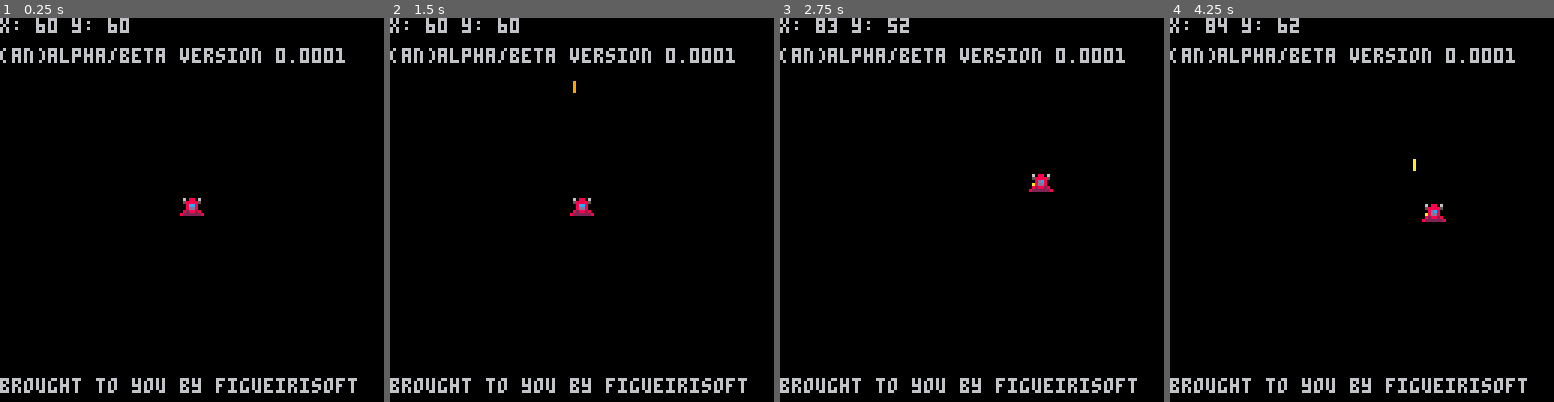
Above: before the commit, frames 1-4 (left to right).
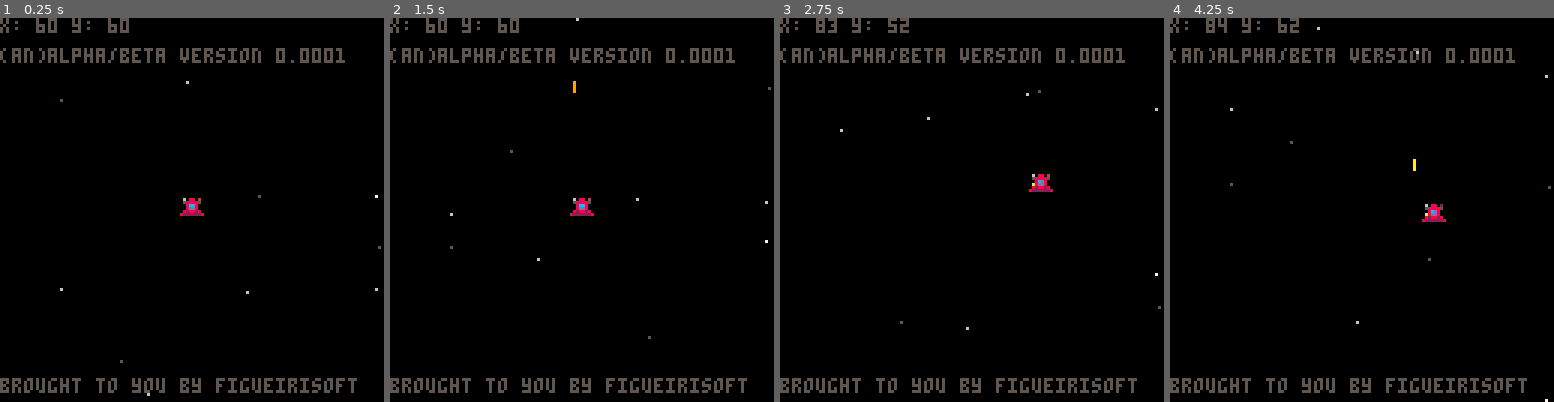
Above: after the commit, the same moments.

Repository: ltpitt/lua-pico-8-invaders
Game: PICO-8 cartridge pico-8-invaders.p8
The game is run twice, just before and just after one commit, with the same random seed, the same clock (stepped at 60 frames per second) and the same inputs.
Inputs:
- Up to frame 1 (0.25 s): no input
- Up to frame 2 (1.5 s): tap X (X key) at 0.33, 1.07 s
- Up to frame 3 (2.75 s): hold Right 1.6-2.1 s; tap X (X key) at 1.85 s; hold Up 2.15-2.42 s; hold Right from 2.47 s (still down)
- Up to frame 4 (4.25 s): tap X (X key) at 2.97, 4.08 s; release Right at 3.03 s; hold Left 3.08-3.58 s; hold Down 3.63-3.97 s; hold Right from 4.02 s (still down)

The runs differ from the first frame. In frame 1, 3.6% of the frame differs, in the area x 0-100%, y 0-99%; in frame 2, 3.6%; in frame 3, 3.6%, in the area x 0-100%, y 0-98%; in frame 4, 3.6%.

Commit message:
feat: Added starfield and jammed cannon

Diff:
--- a/pico-8-invaders.p8
+++ b/pico-8-invaders.p8
@@ -1,11 +1,49 @@
 pico-8 cartridge // http://www.pico-8.com
 version 8
 __lua__
+
+stars = {}
+num_stars = 10
 t=0
 
 function _init()
- ship = {sprite=1,x=60,y=60}
+ ship = {}
+ ship.sprite=1
+ ship.x=60
+ ship.y=60
+ ship.upgrade=0
  bullets = {}
+ upgrade = {}
+ upgrade.frame = 10
+ init_stars()
+end
+
+function init_stars()
+ for i=1,num_stars do
+  add(stars, {rnd(128), rnd(128), 1+rnd(3)})
+ end
+end
+
+
+function update_stars()
+ for i=1,num_stars do
+  y = stars[i][2]
+  y += stars[i][3]
+  if y > 128 then
+   y = y - 128
+  end
+  stars[i][2] = y
+ end
+end
+
+function draw_stars()
+ for i=1,num_stars do
+  star = stars[i]
+  x = star[1]
+  y = star[2]
+  col = 4+star[3]
+  pset(x,y,col)
+ end
 end
 
 function fire()
@@ -19,16 +57,21 @@
   dy=-3
  }
  add(bullets,b)
-end
-
-function bullet_update()
+ if (t%8<4) then
+  upgrade.frame = 10
+ else
+  upgrade.frame = 11
+ end
+end
+
+function update_bullet()
  for b in all(bullets) do
   b.x+=b.dx
   b.y+=b.dy
  end
 end
 
-function bullet_animation()
+function draw_bullets()
  for b in all(bullets) do
   if (t%8<4) then
    b.sprite=b.first_frame
@@ -39,7 +82,8 @@
  end
 end
 
-function ship_animation(animation)
+function animate_ship(animation)
+
  if animation=="down" then
   first_frame=2
   second_frame=3
@@ -65,28 +109,29 @@
 
 function _update()
  t=t+1
- bullet_update()
+ update_bullet()
+ update_stars()
  if ship.x > 0 and btn(0) then
   ship.x-=1
-  ship_animation("left")
+  animate_ship("left")
  end
  if ship.x < 120 and btn(1) then
   ship.x+=1
-  ship_animation("right")
+  animate_ship("right")
  end
  if ship.y > 0 and btn(2) then
   ship.y-=1
-  ship_animation("down")
+  animate_ship("down")
  end
  if ship.y < 120 and btn(3) then
   ship.y+=1
-  ship_animation("up")
+  animate_ship("up")
  end
  if not btn(0) and
     not btn(1) and
     not btn(2) and
     not btn(3) then
-    ship_animation("stop")
+    animate_ship("stop")
  end
  if btnp(5) then
   fire()
@@ -98,14 +143,16 @@
  print("(an)alpha/beta version 0.0001", 0, 10)
  print("brought to you by figueirisoft", 0, 120)
  print("x: "..ship.x.." y: "..ship.y, 0, 0)
+ draw_stars()
+ draw_bullets()
  spr(ship.sprite,ship.x,ship.y)
- bullet_animation()
+ spr(upgrade.frame,ship.x,ship.y)
 end
 
 __gfx__
 00000000060880600608806006088060060880600608806006088060060880600608806006088060000000400000002000000000000000000000000000000000
 00000000058888500588885005888850058888500588885005888850058888500588885005888850000000000000000000000000000000000000000000000000
-00700700008cc800008cc800008cc800008dd800008dd800008dc800008dc800008cd800008cd800000000000000000000000000000000000000000000000000
+00700700008cc800008cc800008cc800008dd800008dd800008cd800008cd800008dc800008dc800000000000000000000000000000000000000000000000000
 00077000008dd800008dd800008dd800008cc800908cc8090a8dd8009a8dd800008dd8a0008dd8a9000000000000000000000000000000000000000000000000
 00077000082882800828828008288280a828828aa828828a08288280082882800828828008288280000000000000000000000000000000000000000000000000
 00700700822222288222222882222228822222288222222882222228822222288222222882222228000000000000000000000000000000000000000000000000
